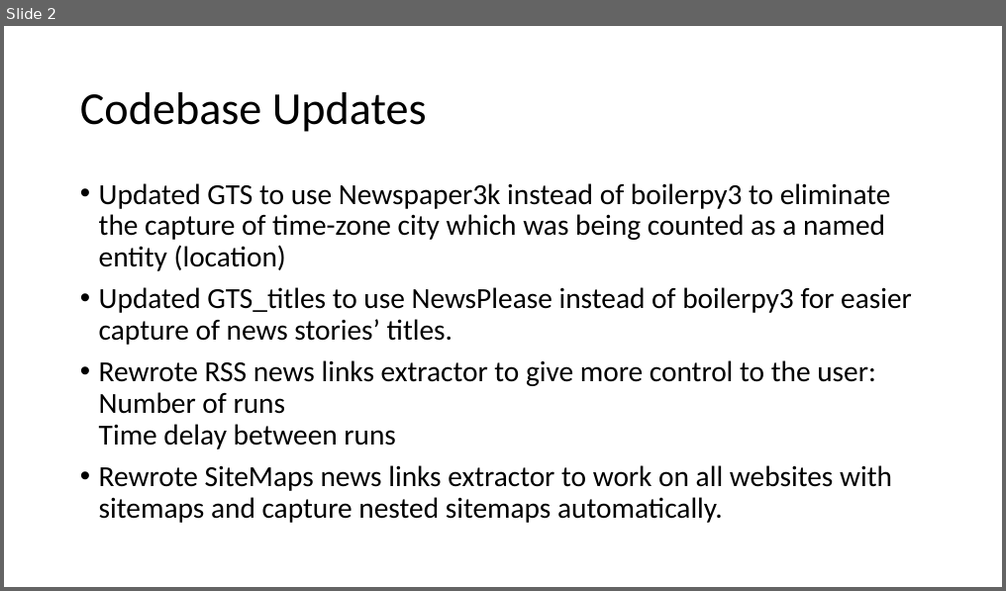
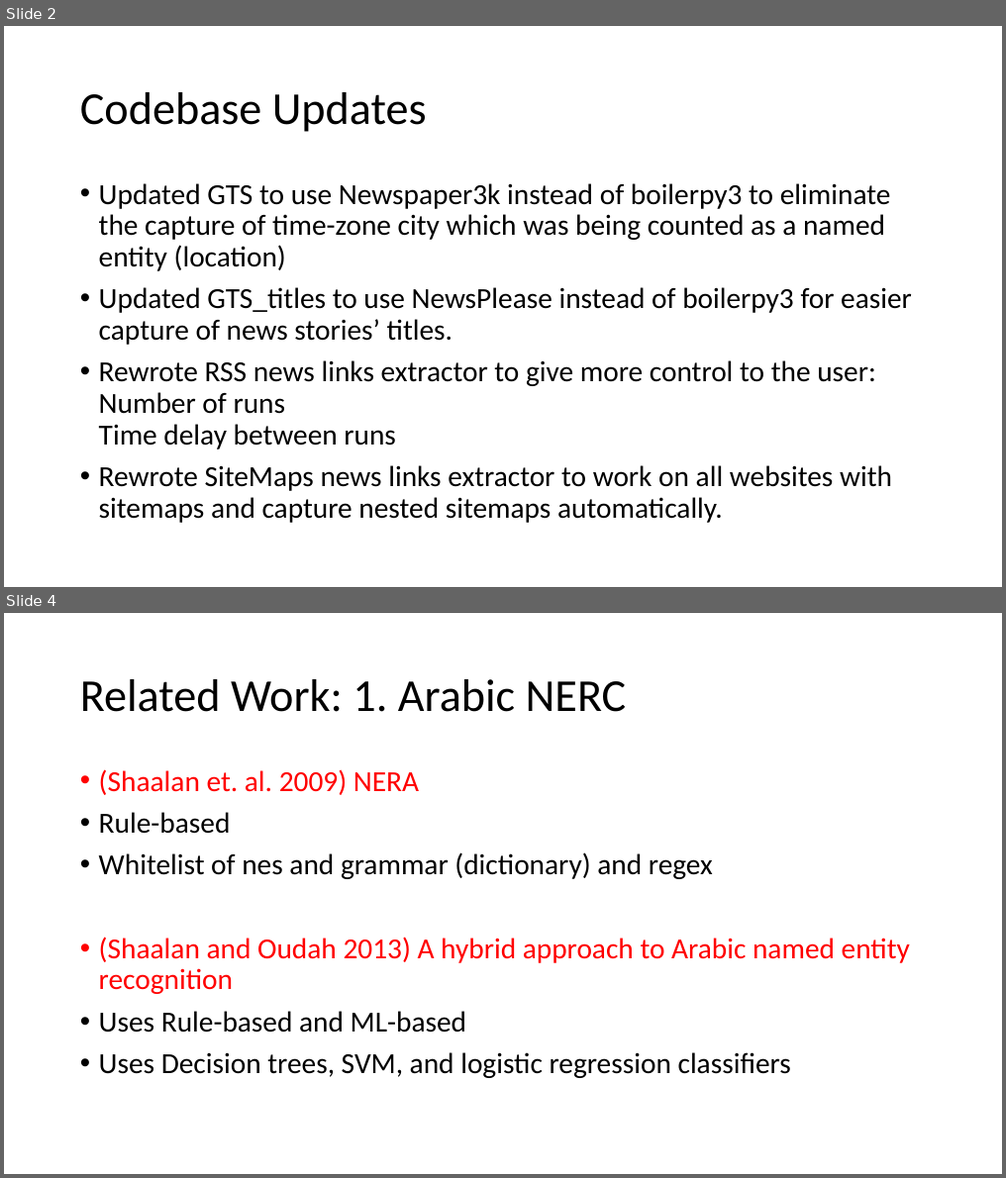
Before and after one commit to HussamHallak/TPDL2022, a slide deck: TPDL 2022 Paper Updates.pptx. Shown one above the other, each under a label of ours: slide 2 before the commit, slides 2 and 4 after it; the slides between them are not shown. The pictures are 1006x591 and 1006x1178 pixels, drawn with LibreOffice and Linux fonts; fonts in the diff are those of the drawing. Boxes give left, top, right and bottom in pixels: in the first picture for what was removed or moved away, otherwise in the second. Text is boxed around its words. In the diff, an @@ line names an element or a change of style, - is before the commit and + after.

```diff
--- a/TPDL 2022 Paper Updates.pptx
+++ b/TPDL 2022 Paper Updates.pptx
@@ slide 4 added at (x1=4, y1=613, x2=1002, y2=1174), background #FFFFFF @@
@@ title added at (x1=80, y1=679, x2=627, y2=712), 44 pt, text #000000 @@
+Related Work: 1. Arabic NERC
@@ text added at (x1=99, y1=769, x2=910, y2=1078), 28 pt, text #000000 @@
+• (Shaalan et. al. 2009) NERA
+• Rule-based
+• Whitelist of nes and grammar (dictionary) and regex
+• (Shaalan and Oudah 2013) A hybrid approach to Arabic named entity recognition
+• Uses Rule-based and ML-based
+• Uses Decision trees, SVM, and logistic regression classifiers
```
Also in this commit, not shown: 1 slide changed, 12 other slides added.
